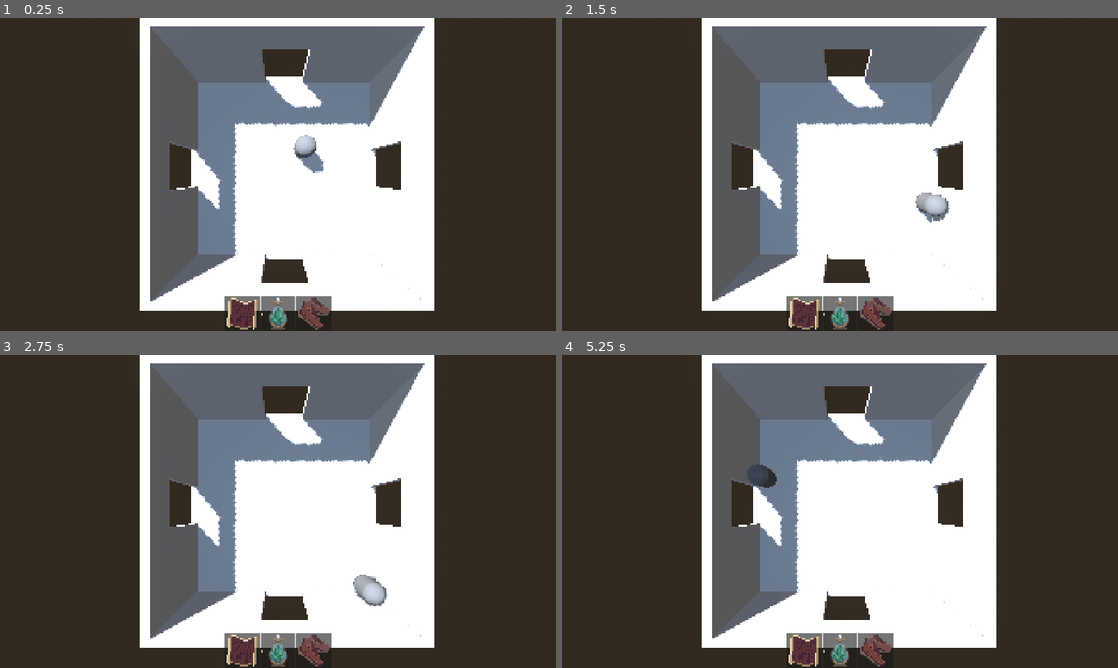
Above: before the commit, frames 1-4 (two rows, left to right).
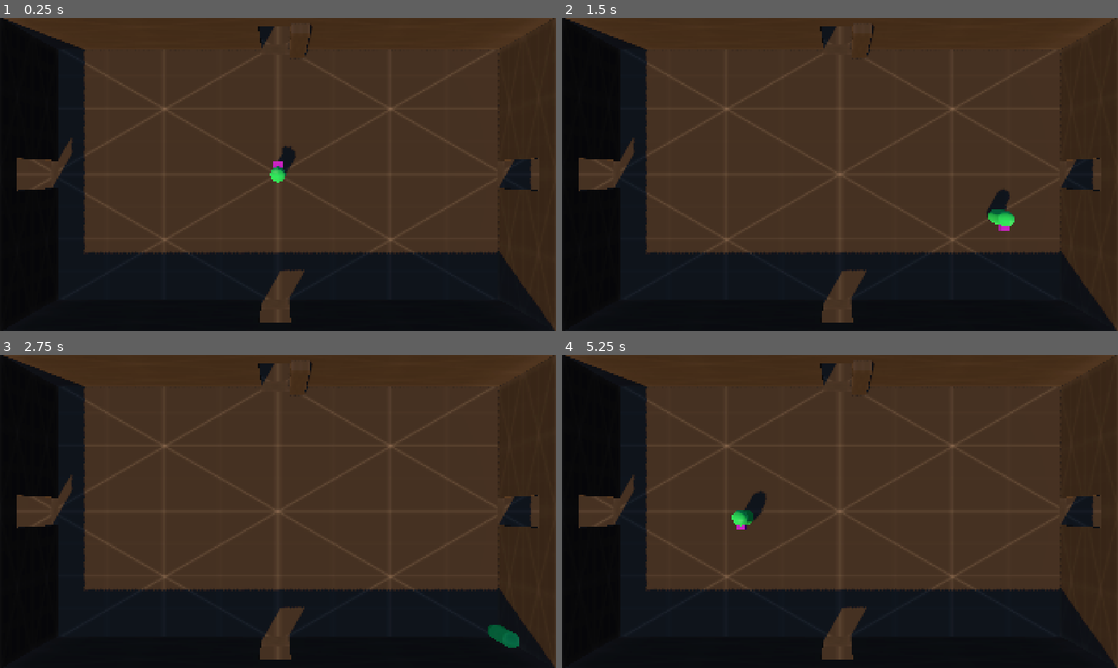
Above: after the commit, the same moments.

Repository: panable/brackeysjam-2026.2
Game: Godot game, scene res://bettagame.tscn
Two runs of this game, one before a commit and one after it. Both use one fixed random seed, a clock stepped at 60 frames per second and the inputs below. Before the commit the project starts from res://game.tscn.
Inputs:
- Up to frame 1 (0.25 s): no input
- Up to frame 2 (1.5 s): tap Enter at 0.5 s; hold D (move_right) 0.53-1.28 s; hold S (move_back) from 1.28 s (still down)
- Up to frame 3 (2.75 s): release S (move_back) at 2.03 s; hold D (move_right) from 2.03 s (still down)
- Up to frame 4 (5.25 s): tap Space at 2.75 s; release D (move_right) at 2.78 s; hold W (move_forward) 2.78-3.53 s; hold A (move_left) 3.53-5.03 s; hold S (move_back) from 5.03 s (still down)

The runs differ from the first frame. In frame 1, 74% of the frame differs, in the area x 0-100%, y 0-100%; in frame 2, 74%; in frame 3, 74%; in frame 4, 74%.

Commit message:
fix player assign bettagame

Diff:
--- a/bettagame.tscn
+++ b/bettagame.tscn
@@ -67,7 +67,7 @@
 transform = Transform3D(1, 0, 0, 0, -4.371139e-08, 1, 0, -1, -4.371139e-08, 0, 19.2, 0)
 fov = 60.0
 script = ExtResource("4_45v56")
-playa = NodePath("")
+playa = NodePath("../playa")
 
 [node name="room" type="CSGBox3D" parent="." unique_id=674593803]
 material_override = SubResource("StandardMaterial3D_tqi7o")
--- a/project.godot
+++ b/project.godot
@@ -11,7 +11,7 @@
 [application]
 
 config/name="brackeysjam-2026.2"
-run/main_scene="uid://wl13gsmo0kuv"
+run/main_scene="uid://dnatybnmk46mr"
 config/features=PackedStringArray("4.7", "Forward Plus")
 
 [display]
@@ -50,5 +50,4 @@
 
 [rendering]
 
-textures/canvas_textures/default_texture_filter=3
 rendering_device/driver.windows="d3d12"
